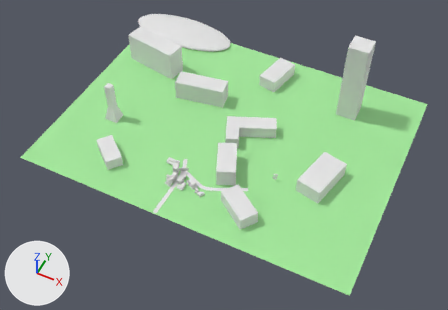
Two versions of the FBX model Assets/Models/MainMap/MainMapModel.fbx, one commit apart.
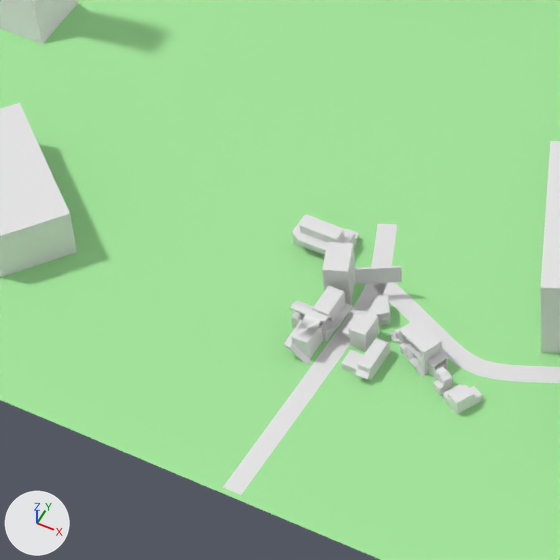
Old and new are each drawn whole from a camera (50 mm lens) standing at (451.0, -945.0, 1079.0) and looking at (18.0, -80.0, -2.0) and again close up on the part from 24% to 49% of the width and 37% to 73% of the height. Lighting does not change. The marker at lower left points along +X, +Y and +Z. Where no turn or scale is listed for an object, it has been applied to the vertices. Vertices at the same position are counted once.

The older version as bpy lines, for what is in view:
```python
me_cube_005 = bpy.data.meshes.new('Cube.005')
me_cube_005.from_pydata([(37.4, -31.2, 44.8), (-1.7, -48.7, 44.8), (-37.4, 31.2, 44.8), (1.7, 48.7, 44.8), (37.4, -31.2, 0.0), (-1.7, -48.7, 0.0), (-37.4, 31.2, 0.0), (1.7, 48.7, 0.0)], [], [(0, 3, 2, 1), (4, 0, 1, 5), (5, 1, 2, 6), (6, 2, 3, 7), (0, 4, 7, 3)])
me_cube_018 = bpy.data.meshes.new('Cube.018')
me_cube_018.from_pydata(...)  # a box spanning x -1.0..1.0, y -1.0..1.0, z -1.0..1.0
me_cube_019 = bpy.data.meshes.new('Cube.019')
me_cube_019.from_pydata(...)  # 64 vertices, 61 faces; spans x -13.9..7.6, y -11.8..6.2, z 0.0..16.0
ob_cube_005 = bpy.data.objects.new('Cube.005', me_cube_005)
ob_cube_005.location = (45.6, -120.3, 0.0)
ob_cube_013 = bpy.data.objects.new('Cube.013', me_cube_019)
ob_cube_013.location = (-49.1, -194.9, 0.0)
ob_cube_014 = bpy.data.objects.new('Cube.014', me_cube_018)
ob_cube_014.location = (-54.4, -177.4, 0.0)
ob_cube_014.rotation_euler = (0.0, 0.0, 0.363)  # degrees (0, 0, 21)
ob_cube_014.scale = (5.79, 8.35, 23.5)
# also in view: 'Cube.017' at (-24.0, -210.0, 4.0); 'Plane.001' at (-47.0, -214.0, 0.0); 'Cube.020' at (-38.0, -171.0, 13.0); 'Cube.024' at (25.0, -210.0, 4.0); 'Cube.012' at (-75.0, -156.0, 6.0)
```
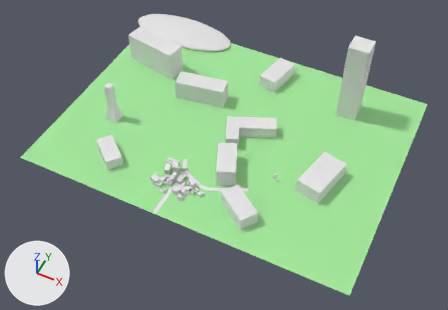
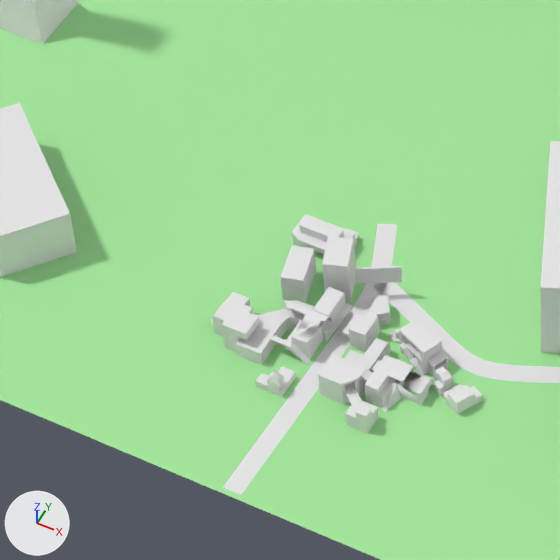
What differs and where, as boxes (x1, y1, x2, y2) in the close-ups (560 x 560 px):
'Cube.013', reshaped (127% wider, 39% taller): before (290, 286, 352, 342); after (210, 287, 352, 365)
'Cube.025', added: after (365, 355, 434, 408)
'Cube.030', added: after (318, 354, 372, 405)
'Cube.014', moved, rescaled: before (322, 242, 355, 305); after (322, 236, 356, 303)
'Cube.027', added: after (280, 245, 316, 303)
'Cube.028', added: after (222, 302, 259, 352)
'Cube.031', added: after (345, 401, 378, 433)
'Cube.029', added: after (256, 367, 296, 397)
'Cube.026', added: after (382, 383, 402, 412)
part 1 of me_cube_019, added: after (210, 292, 297, 365)

Patch to the scene script:
```diff
--- a/Assets/Models/MainMap/MainMapModel.fbx.py
+++ b/Assets/Models/MainMap/MainMapModel.fbx.py
@@ mat_buildingmaterial @@
+mat_buildingmaterial = principled_material('BuildingMaterial')
+mat_buildingmaterial.base_color = (0.8, 0.8, 0.8)  # white #e7e7e7
+mat_buildingmaterial.roughness = 0.69
@@ me_cube_019 @@
 # used by ob_cube_013; location = (-49.1, -194.9, 0.0)
-me_cube_019.from_pydata(...)  # 64 vertices, 61 faces; spans x -13.9..7.6, y -11.8..6.2, z 0.0..16.0
+me_cube_019.from_pydata(...)  # 125 vertices, 106 faces; spans x -46.5..7.6, y -36.4..6.2, z 0.0..15.1
+# me_cube_019 part 1: 61 vertices added at x -46.5..-14.6, y -36.4..-7.8, z 0.0..14.2
+me_cube_019.materials.append(mat_buildingmaterial)  # white #e7e7e7
@@ me_cube_032 @@
+me_cube_032.from_pydata(...)  # 17 vertices, 11 faces; spans x -5.33..5.33, y -4.7..4.7, z 0.0..12.0
+me_cube_032.materials.append(mat_buildingmaterial)  # white #e7e7e7
@@ me_cube_030 @@
+me_cube_030.from_pydata(...)  # 52 vertices, 43 faces; spans x -9.55..3.42, y -6.23..6.23, z 0.0..14.28
+me_cube_030.materials.append(mat_buildingmaterial)  # white #e7e7e7
@@ me_cube_023 @@
+me_cube_023.from_pydata(...)  # 54 vertices, 40 faces; spans x -3.7..8.7, y -7.2..7.2, z 0.0..16.2
+me_cube_023.materials.append(mat_buildingmaterial)  # white #e7e7e7
@@ me_cube_014 @@
+me_cube_014.from_pydata([(-1.0, 7.88, -0.05), (-1.0, -2.42, -0.05), (-1.0, 7.88, 8.0), (3.23, 7.88, -0.05), (1.0, -2.42, -0.05), (1.0, 7.88, 8.0)], [], [(0, 1, 2), (5, 4, 3), (3, 4, 1, 0), (5, 2, 1, 4), (5, 3, 0, 2)])
+me_cube_014.materials.append(mat_buildingmaterial)  # white #e7e7e7
@@ me_cube_029 @@
+me_cube_029.from_pydata(...)  # 42 vertices, 33 faces; spans x -8.4..13.9, y -7.5..9.7, z 0.0..14.0
+me_cube_029.materials.append(mat_buildingmaterial)  # white #e7e7e7
@@ me_cube_015 @@
+me_cube_015.from_pydata([(-2.6, -10.8, 15.6), (-7.7, 8.0, 15.6), (7.7, -8.0, 15.6), (2.6, 10.8, 15.6), (-2.6, -10.8, 0.0), (-7.7, 8.0, 0.0), (2.6, 10.8, 0.0), (7.7, -8.0, 0.0)], [], [(4, 0, 1, 5), (5, 1, 3, 6), (6, 3, 2, 7), (7, 2, 0, 4), (3, 1, 0, 2)])
+me_cube_015.materials.append(mat_buildingmaterial)  # white #e7e7e7
@@ me_cube_013 @@
+me_cube_013.from_pydata(...)  # 61 vertices, 50 faces; spans x -18.8..7.2, y -14.0..7.1, z 0.0..12.0
+me_cube_013.materials.append(mat_buildingmaterial)  # white #e7e7e7
@@ ob_cube_014 @@
 ob_cube_014 = bpy.data.objects.new('Cube.014', me_cube_018)
-ob_cube_014.location = (-54.4, -177.4, 0.0)
+ob_cube_014.location = (-54.7, -176.4, 0.0)
 ob_cube_014.rotation_euler = (0.0, 0.0, 0.363)  # degrees (0, 0, 21)
-ob_cube_014.scale = (5.79, 8.35, 23.5)
+ob_cube_014.scale = (5.79, 8.35, 25.8)
@@ ob_cube_031 @@
+ob_cube_031 = bpy.data.objects.new('Cube.031', me_cube_032)
+ob_cube_031.location = (-8.8, -239.0, 0.0)
@@ ob_cube_029 @@
+ob_cube_029 = bpy.data.objects.new('Cube.029', me_cube_030)
+ob_cube_029.location = (-50.7, -236.7, 0.0)
@@ ob_cube_028 @@
+ob_cube_028 = bpy.data.objects.new('Cube.028', me_cube_023)
+ob_cube_028.location = (-80.6, -222.8, 0.0)
@@ ob_cube_026 @@
+ob_cube_026 = bpy.data.objects.new('Cube.026', me_cube_014)
+ob_cube_026.location = (-3.0, -227.4, 0.0)
@@ ob_cube_030 @@
+ob_cube_030 = bpy.data.objects.new('Cube.030', me_cube_029)
+ob_cube_030.location = (-24.4, -230.9, 0.0)
@@ ob_cube_027 @@
+ob_cube_027 = bpy.data.objects.new('Cube.027', me_cube_015)
+ob_cube_027.location = (-72.6, -183.2, 0.0)
@@ ob_cube_025 @@
+ob_cube_025 = bpy.data.objects.new('Cube.025', me_cube_013)
+ob_cube_025.location = (2.8, -214.6, 0.0)
```
